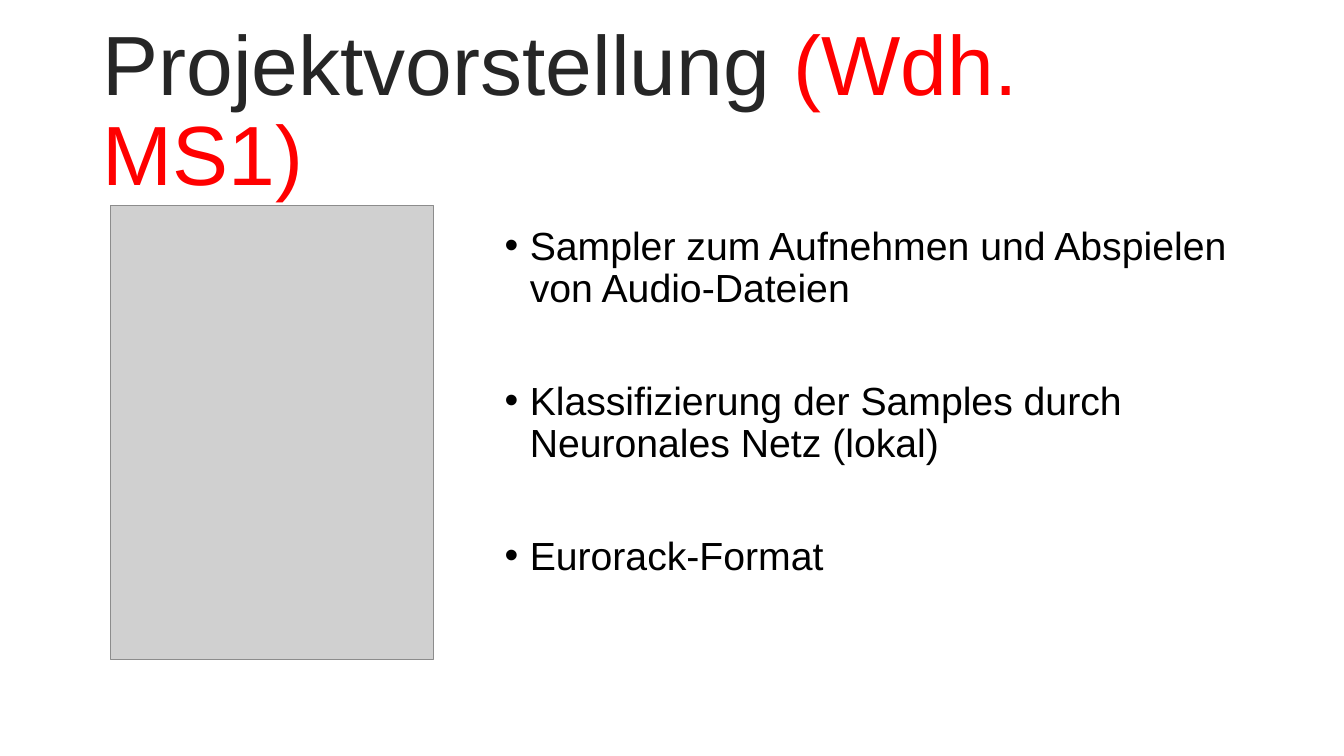
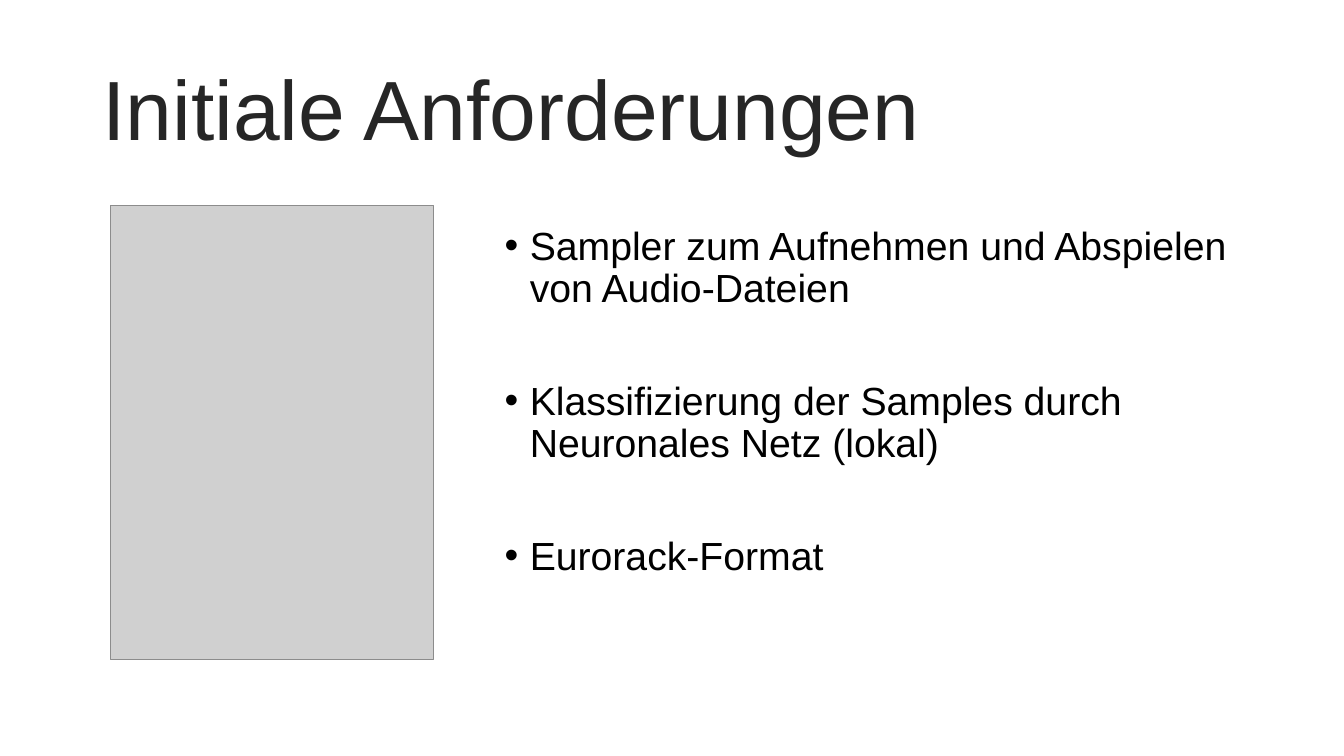
Before and after one commit to Shimizip/Intelligent-Magic-Audio, a slide deck: slide 2 of praesi/ima_ms3.pptx. Drawn at 1344x756 pixels with LibreOffice and Linux fonts; fonts in the diff are those of the drawing; grey boxes stand for pictures; background and template pictures are left out. Boxes give left, top, right and bottom in pixels: in the first picture for what was removed or moved away, otherwise in the second. Text is boxed around its words. In the diff, an @@ line names an element or a change of style, - is before the commit and + after.

```diff
--- a/praesi/ima_ms3.pptx
+++ b/praesi/ima_ms3.pptx
@@ title at box(102, 79, 920, 155): text changed @@
-Projektvorstellung (Wdh. MS1)
+Initiale Anforderungen
```
Also in this commit, not shown: 2 other slides changed, 8 slides added, 4 slides removed.
